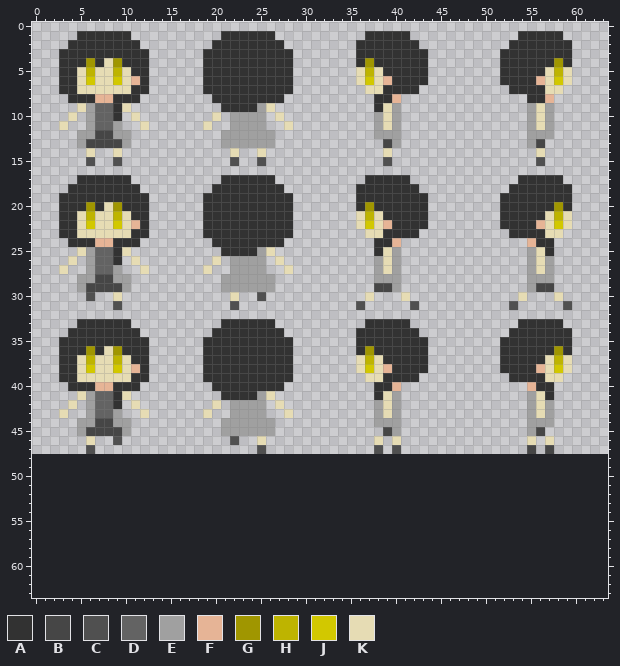
Pixel-art sprite -- src/test_chara1.png. Above, as it was before the edit.
The file is 64x48 pixels. Colours within 5 levels of each other are drawn and written as one. The old version is drawn lined up with the new one, on the new canvas.
Palette (. is transparent): A #323232  B #464646  C #505050  D #636363  E #a0a0a0  F #e6b496  G #a09600  H #beb400  J #d2c800  K #e6dcb4
After the commit:
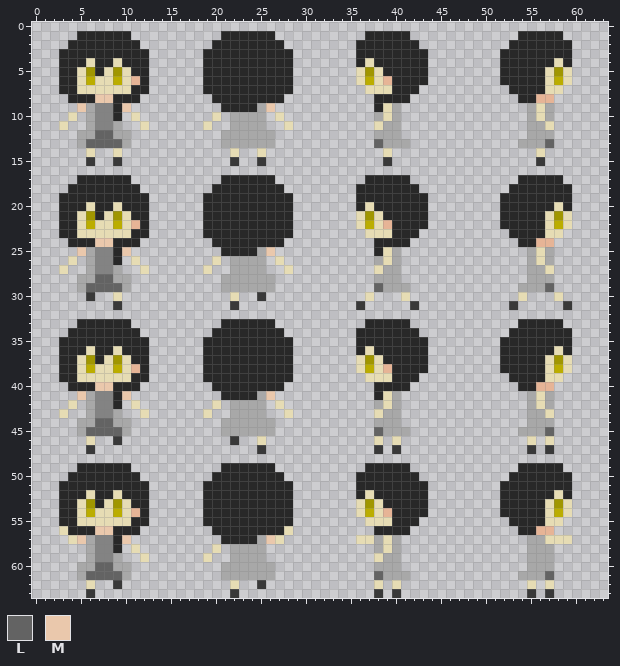
Colours new in this view: L #636363  M #eac8ac
The edit:
canvas 64x48 -> 64x64
@@ palette @@
-A #323232
+A #282828
-C #505050
+C #393939
-D #636363
+D #838383
-E #a0a0a0
+E #a8a8a8
-J #d2c800
+J #bbad00
@@ x 0..63 @@
  3 ...AAAAAAAAAA......AAAAAAAAAA.......AAAAAAAA........AAAAAAAA....
- 4 ...AAAGAKGAAA......AAAAAAAAAA.......AGAAAAAA........AAAAAAGA....
- 5 ...AAKHKKHKAA......AAAAAAAAAA.......KHKAAAAA........AAAAAKHK....
- 6 ...AAKJKKJKFA......AAAAAAAAAA.......KJKFAAAA........AAAAFKJK....
- 7 ...AAKKKKKKAA......AAAAAAAAAA........KKAAAA..........AAAAKK.....
- 8 ....AAAFFAAA........AAAAAAAA..........AAF..............AAF......
- 9 .....KEDDAK..........AAAAEK...........AKE..............EKE......
+ 4 ...AAAKAAKAAA......AAAAAAAAAA.......AKAAAAAA........AAAAAAKA....
+ 5 ...AAKGAKGKAA......AAAAAAAAAA.......KGKAAAAA........AAAAAKGK....
+ 6 ...AAKJKKJKFA......AAAAAAAAAA.......KJKFAAAA........AAAAAKJK....
+ 7 ...AAKKKKKKAA......AAAAAAAAAA........KKKAAA..........AAAAKK.....
+ 8 ....AAAMMAAA........AAAAAAAA..........AAAA............AAFF......
+ 9 .....MEDDAM..........AAAAEM...........AKE..............EKE......
 10 ....K.EDDA.K........K.EEEE.K..........EKE..............EKE......
-11 ...K..EDDE..K......K..EEEE..K.........EKE..............EKE......
-12 .....EEBBEE..........EEEEEE...........EEE..............EEE......
-13 .....EBBBBE..........EEEEEE............BE..............EB.......
+11 ...K..EDDE..K......K..EEEE..K.........KEE..............EEK......
+12 .....EELLEE..........EEEEEE...........EEE..............EEE......
+13 .....ELLLLE..........EEEEEE...........LEEE............EEEL......
 14 ......K..K............K..K.............K................K.......
@@ x 0..63 @@
 19 ...AAAAAAAAAA......AAAAAAAAAA.......AAAAAAAA........AAAAAAAA....
-20 ...AAAGAKGAAA......AAAAAAAAAA.......AGAAAAAA........AAAAAAGA....
-21 ...AAKHKKHKAA......AAAAAAAAAA.......KHKAAAAA........AAAAAKHK....
-22 ...AAKJKKJKFA......AAAAAAAAAA.......KJKFAAAA........AAAAFKJK....
-23 ...AAKKKKKKAA......AAAAAAAAAA........KKAAAA..........AAAAKK.....
-24 ....AAAFFAAA........AAAAAAAA..........AAF..............FAA......
-25 .....KEDDAK..........AAAAEK...........AKE..............EKA......
+20 ...AAAKAAKAAA......AAAAAAAAAA.......AKAAAAAA........AAAAAAKA....
+21 ...AAKGAKGKAA......AAAAAAAAAA.......KGKAAAAA........AAAAAKGK....
+22 ...AAKJKKJKFA......AAAAAAAAAA.......KJKFAAAA........AAAAAKJK....
+23 ...AAKKKKKKAA......AAAAAAAAAA........KKKAAA..........AAAAKK.....
+24 ....AAAMMAAA........AAAAAAAA..........AAAA............AAFF......
+25 .....MEDDAM..........AAAAEM...........AKE..............EKE......
 26 ....K.EDDA.K........K.EEEE.K..........EKE..............EKE......
-27 ...K..EDDE..K......K..EEEE..K.........EKE..............EKE......
-28 .....EEBBEE..........EEEEEE...........EEE..............EEE......
-29 .....EBBBBE..........EEEEEE...........BBE..............EBB......
+27 ...K..EDDE..K......K..EEEE..K.........KEE..............EEK......
+28 .....EELLEE..........EEEEEE...........EEE..............EEE......
+29 .....ELLLLE..........EEEEEE...........LEEE............EEEL......
 30 ......C..K............K..C...........K...K............K...K.....
@@ x 0..63 @@
 35 ...AAAAAAAAAA......AAAAAAAAAA.......AAAAAAAA........AAAAAAAA....
-36 ...AAAGAKGAAA......AAAAAAAAAA.......AGAAAAAA........AAAAAAGA....
-37 ...AAKHKKHKAA......AAAAAAAAAA.......KHKAAAAA........AAAAAKHK....
-38 ...AAKJKKJKFA......AAAAAAAAAA.......KJKFAAAA........AAAAFKJK....
-39 ...AAKKKKKKAA......AAAAAAAAAA........KKAAAA..........AAAAKK.....
-40 ....AAAFFAAA........AAAAAAAA..........AAF..............FAA......
-41 .....KEDDAK..........AAAAEK...........AKE..............EKA......
+36 ...AAAKAAKAAA......AAAAAAAAAA.......AKAAAAAA........AAAAAAKA....
+37 ...AAKGAKGKAA......AAAAAAAAAA.......KGKAAAAA........AAAAAKGK....
+38 ...AAKJKKJKFA......AAAAAAAAAA.......KJKFAAAA........AAAAAKJK....
+39 ...AAKKKKKKAA......AAAAAAAAAA........KKKAAA..........AAAAKK.....
+40 ....AAAMMAAA........AAAAAAAA..........AAAA............AAFF......
+41 .....MEDDAM..........AAAAEM...........AKE..............EKE......
 42 ....K.EDDA.K........K.EEEE.K..........EKE..............EKE......
-43 ...K..EDDE..K......K..EEEE..K.........EKE..............EKE......
-44 .....EEBBEE..........EEEEEE...........EEE..............EEE......
-45 .....EBBBBE..........EEEEEE............BE..............EB.......
+43 ...K..EDDE..K......K..EEEE..K.........KEE..............EEK......
+44 .....EELLEE..........EEEEEE...........EEE..............EEE......
+45 .....ELLLLE..........EEEEEE...........LEEE............EEEL......
 46 ......K..C............C..K............K.K..............K.K......
-47 ......C..................C............C.C..............B.B......
+47 ......C..................C............C.C..............C.C......
 48 ................................................................
-49 ................................................................
-50 ................................................................
-51 ................................................................
-52 ................................................................
-53 ................................................................
-54 ................................................................
-55 ................................................................
-56 ................................................................
-57 ................................................................
-58 ................................................................
-59 ................................................................
-60 ................................................................
-61 ................................................................
-62 ................................................................
-63 ................................................................
+49 .....AAAAAA..........AAAAAA..........AAAAA............AAAAA.....
+50 ....AAAAAAAA........AAAAAAAA........AAAAAAA..........AAAAAAA....
+51 ...AAAAAAAAAA......AAAAAAAAAA.......AAAAAAAA........AAAAAAAA....
+52 ...AAAKAAKAAA......AAAAAAAAAA.......AKAAAAAA........AAAAAAKA....
+53 ...AAKGAKGKAA......AAAAAAAAAA.......KGKAAAAA........AAAAAKGK....
+54 ...AAKJKKJKFA......AAAAAAAAAA.......KJKFAAAA........AAAAAKJK....
+55 ...AAKKKKKKAA......AAAAAAAAAA........KKKAAA..........AAAAKK.....
+56 ...KAAAMMAAA........AAAAAAAAK.........AAAA............AAFF......
+57 ....KMEDDAM..........AAAAEMK........KKEKE..............EEKKK....
+58 ......EDDA.K........K.EEEE............EKE..............EEE......
+59 ......EDDE..K......K..EEEE............KEE..............EEE......
+60 .....EELLEE..........EEEEEE...........EEE..............EEE......
+61 .....ELLLLE..........EEEEEE...........LEEE............EEEL......
+62 ......K..C............K..C............K.K..............K.K......
+63 ......C...............C...............C.C..............C.C......
